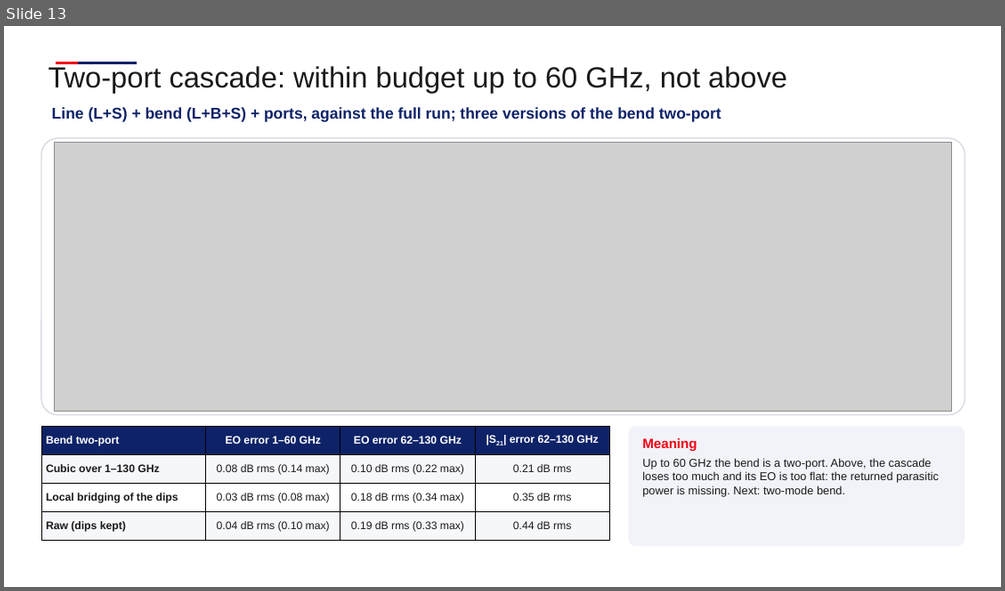
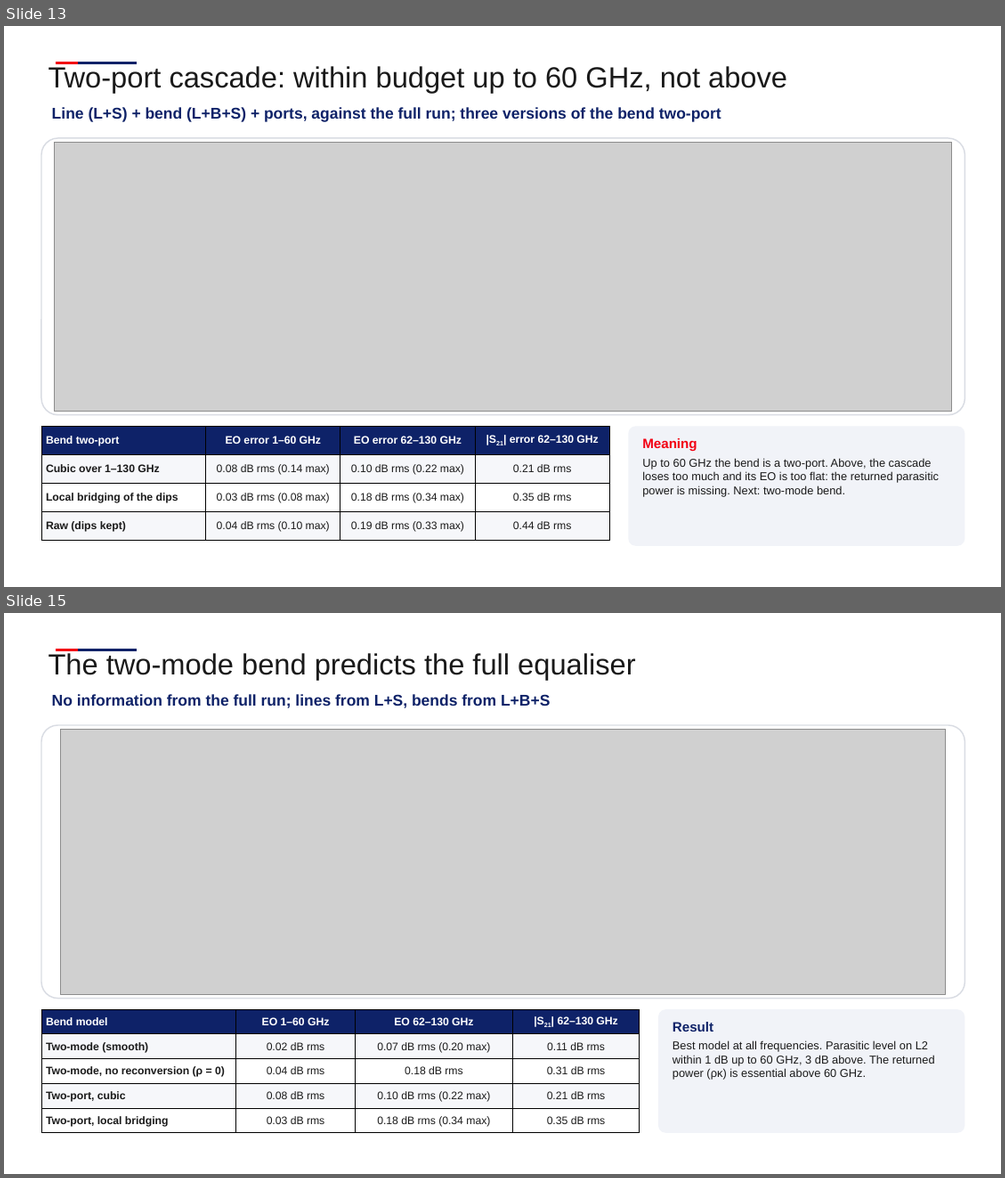
Before and after one commit to andreimuresian/claude, a slide deck: docs/cst/Equalization/Equalisation.pptx. Shown one above the other, each under a label of ours: slide 13 before the commit, slides 13 and 15 after it; the slides between them are not shown. The pictures are 1005x591 and 1005x1178 pixels, drawn with LibreOffice and Linux fonts; fonts in the diff are those of the drawing; grey boxes stand for pictures; background and template pictures are left out. Boxes give left, top, right and bottom in pixels: in the first picture for what was removed or moved away, otherwise in the second. Text is boxed around its words. In the diff, an @@ line names an element or a change of style, - is before the commit and + after.

```diff
--- a/docs/cst/Equalization/Equalisation.pptx
+++ b/docs/cst/Equalization/Equalisation.pptx
@@ slide 15 added at [4,613,1001,1174], background #FFFFFF; not listed: 2 template elements that a slide beside it also shows @@
@@ text added at [48,653,635,680], 28 pt, text #1A1A1A @@
+The two-mode bend predicts the full equaliser
@@ text added at [52,694,550,708], 15 pt, text #0E2268, bold @@
+No information from the full run; lines from L+S, bends from L+B+S
@@ rounded rectangle added at [41,725,965,998], fill #FFFFFF, outline #D9DCE3 1.25 pt @@
@@ picture added at [61,729,946,995] @@
@@ table added at [41,1009,639,1133], 5 rows, 4 columns @@
+Bend model | EO 1–60 GHz | EO 62–130 GHz | |S21| 62–130 GHz
+Two-mode (smooth) | 0.02 dB rms | 0.07 dB rms (0.20 max) | 0.11 dB rms
+Two-mode, no reconversion (ρ = 0) | 0.04 dB rms | 0.18 dB rms | 0.31 dB rms
+Two-port, cubic | 0.08 dB rms | 0.10 dB rms (0.22 max) | 0.21 dB rms
+Two-port, local bridging | 0.03 dB rms | 0.18 dB rms (0.34 max) | 0.35 dB rms
@@ rounded rectangle added at [658,1009,965,1133], fill #F1F3F8 @@
@@ text added at [672,1022,935,1079], 11 pt, text #1A1A1A @@
+Result
+Best model at all frequencies. Parasitic level on L2 within 1 dB up to 60 GHz, 3 dB above. The returned power (ρκ) is essential above 60 GHz.
```
Also in this commit, not shown: 1 other slide added, 14 other files.
